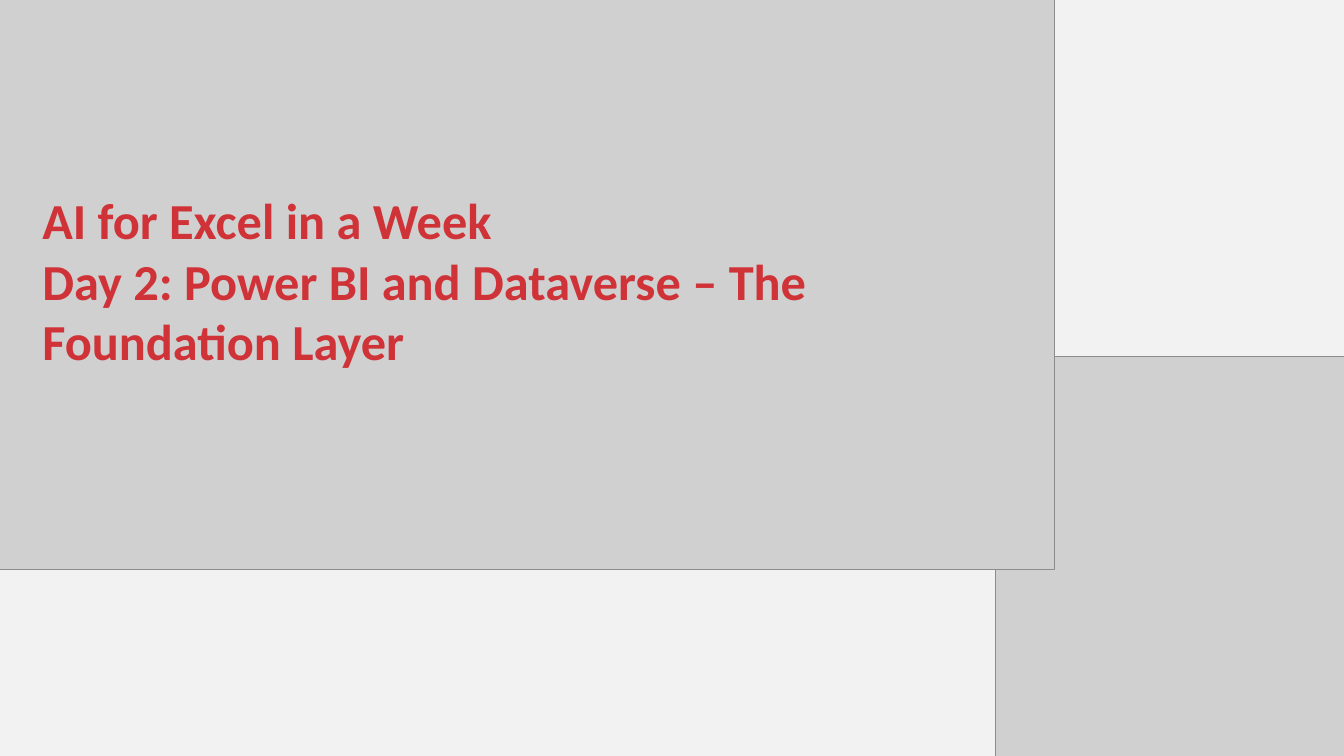
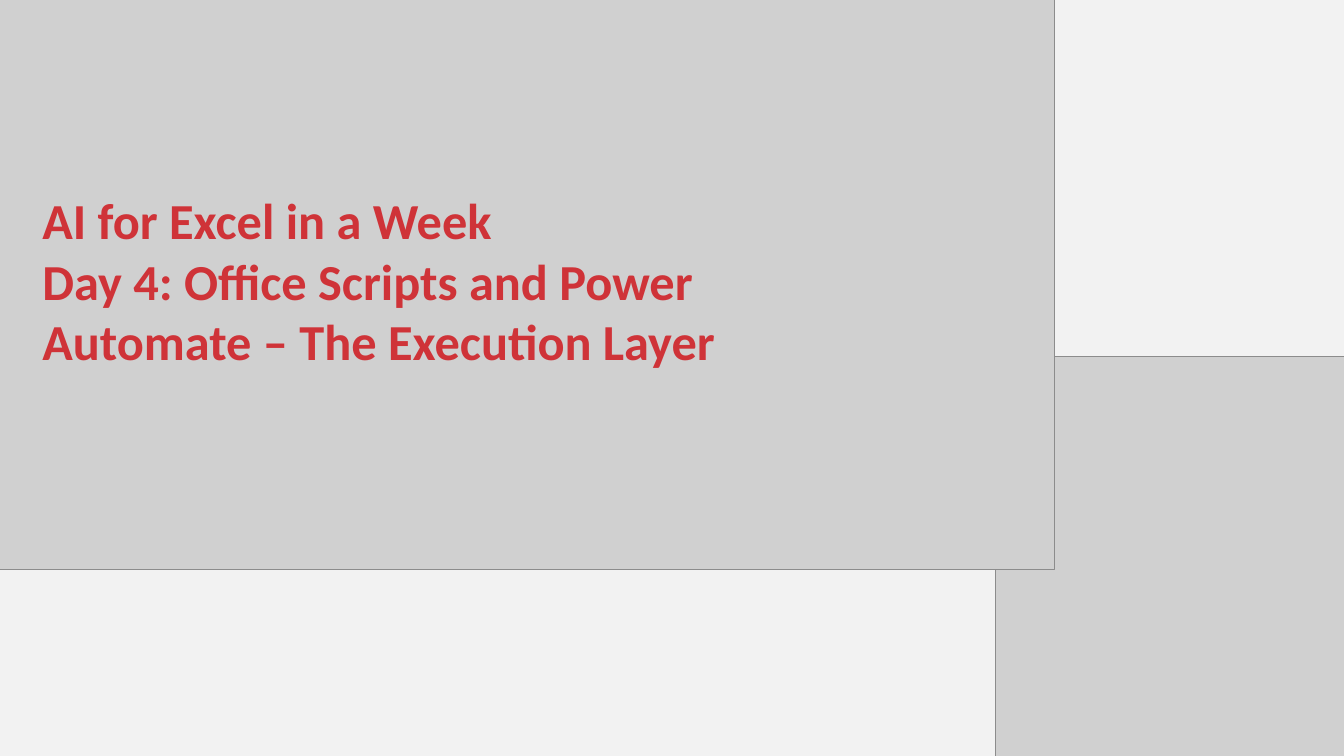
Before and after one commit to stringfestdata/ai-for-excel-in-a-week, a slide deck: slide 1 of day-4-office-scripts-power-automate/day-4-office-scripts-power-automate.pptx. Drawn at 1344x756 pixels with LibreOffice and Linux fonts; fonts in the diff are those of the drawing; grey boxes stand for pictures. Boxes give left, top, right and bottom in pixels: in the first picture for what was removed or moved away, otherwise in the second. Text is boxed around its words. In the diff, an @@ line names an element or a change of style, - is before the commit and + after.

```diff
--- a/day-4-office-scripts-power-automate/day-4-office-scripts-power-automate.pptx
+++ b/day-4-office-scripts-power-automate/day-4-office-scripts-power-automate.pptx
@@ text at (42,264,715,368): text changed @@
-Day 2: Power BI and Dataverse – The Foundation Layer
+Day 4: Office Scripts and Power Automate – The Execution Layer
```
Also in this commit, not shown: 1 other slide changed, 4 slides added, 1 slide removed, 26 other files.
